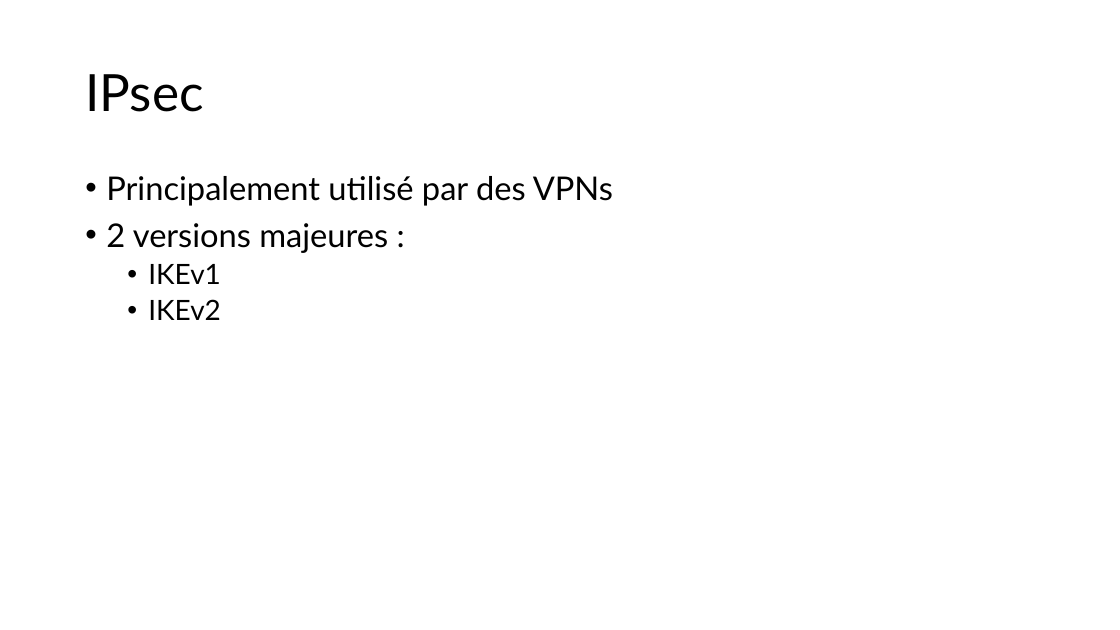
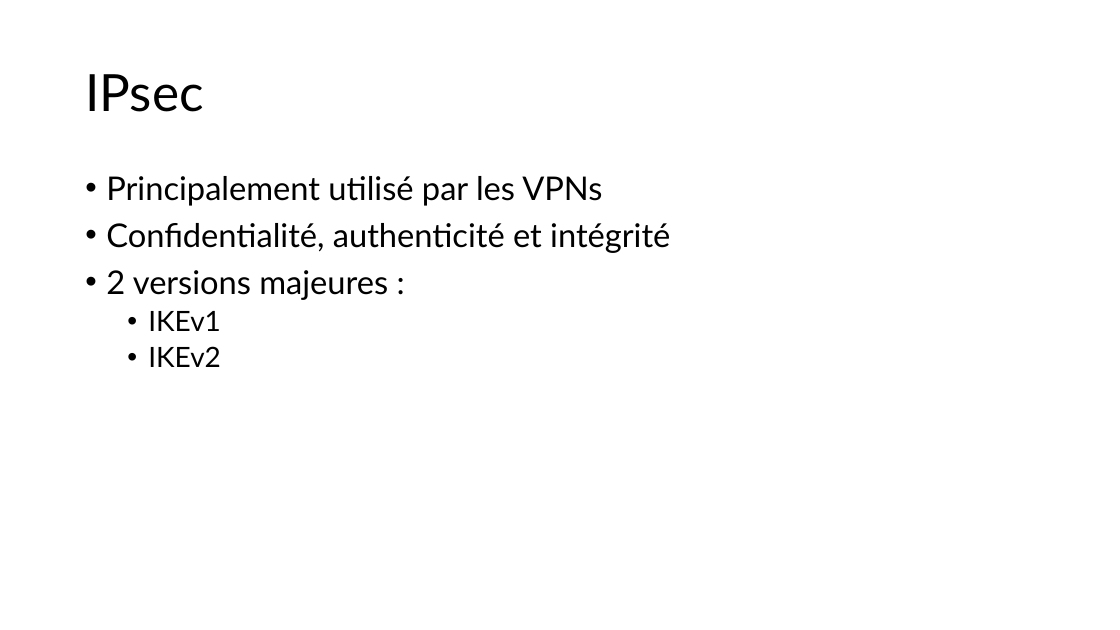
Before and after one commit to JustinFerrara14/SSE, a slide deck: slide 13 of SSELaticeAttackFerrara.pptx (slide 14 before the commit). Drawn at 1120x630 pixels with LibreOffice and Linux fonts; fonts in the diff are those of the drawing. Boxes give left, top, right and bottom in pixels: in the first picture for what was removed or moved away, otherwise in the second. Text is boxed around its words. In the diff, an @@ line names an element or a change of style, - is before the commit and + after.

```diff
--- a/SSELaticeAttackFerrara.pptx
+++ b/SSELaticeAttackFerrara.pptx
@@ text at [106, 176, 670, 253]: text changed @@
-• Principalement utilisé par des VPNs
+• Principalement utilisé par les VPNs
+• Confidentialité, authenticité et intégrité
```
Also in this commit, not shown: 17 other slides changed, 1 slide removed, 4 other files.
